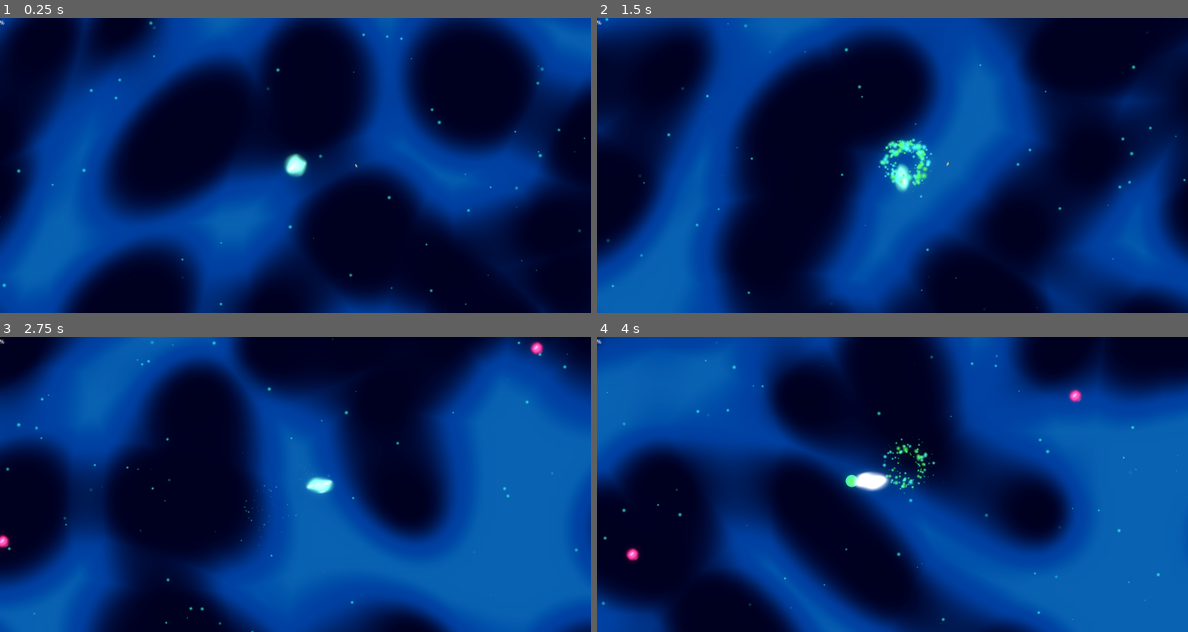
Above: before the commit, frames 1-4 (two rows, left to right).
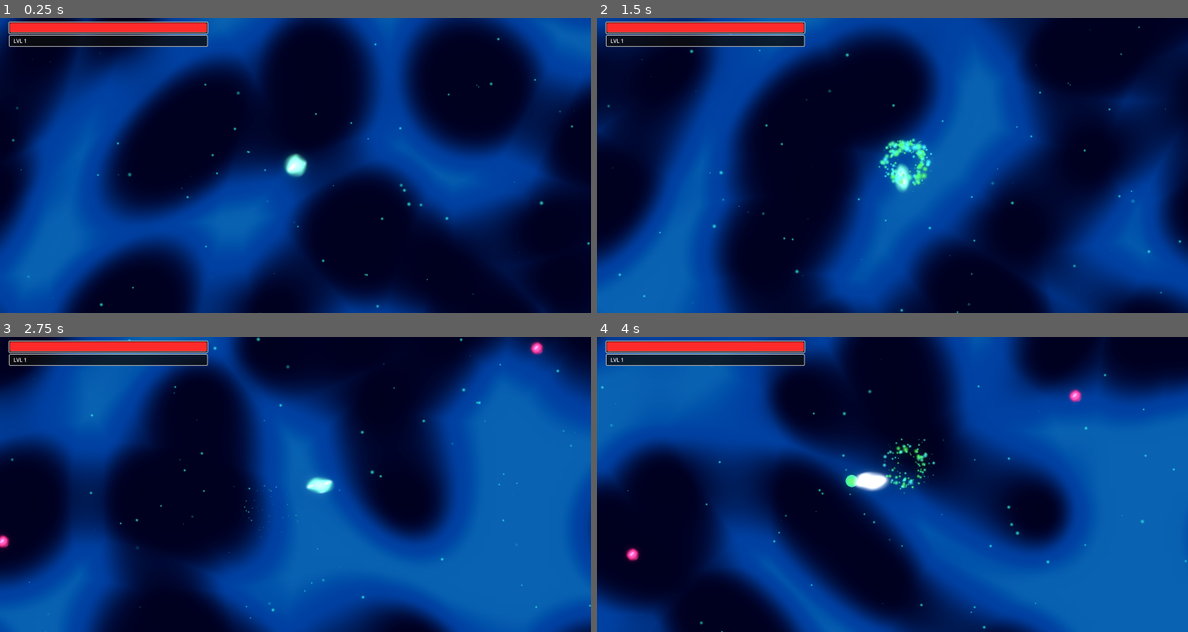
Above: after the commit, the same moments.

Repository: vinids86/aliensurvivors
Game: Godot game, scene res://scenes/game_manager.tscn
Same seed, same stepped clock (60 frames per second), same inputs: the game is played once before the commit and once after it. The engine's default icon, where the game draws it, is replaced by a stand-in: a white triangle on a blue panel in a dark square. Sound files missing from this copy of the repository are replaced by a short silence.
Inputs (mouse positions are in pixels of both pictures, inside the frame that each line leads up to):
- Up to frame 1 (0.25 s): no input
- Up to frame 2 (1.5 s): tap Enter (ui_accept) at 0.5, 0.77 s; move the mouse to (1022, 150) at 0.52 s; hold Right (ui_right) 0.53-1.28 s; click (1022, 150) at 0.67 s; move the mouse to (774, 180) at 1.27 s; hold Down (ui_down) from 1.28 s (still down)
- Up to frame 3 (2.75 s): tap Enter (ui_accept) at 1.52 s; move the mouse to (354, 419) at 2.02 s; release Down (ui_down) at 2.03 s; hold Right (ui_right) from 2.03 s (still down)
- Up to frame 4 (4 s): move the mouse to (862, 543) at 2.77 s; release Right (ui_right) at 2.78 s; hold Up (ui_up) 2.78-3.53 s; click (862, 543) at 2.92 s; tap Enter (ui_accept) at 3.02, 3.77 s; move the mouse to (1069, 528) at 3.52 s; hold Left (ui_left) from 3.53 s (still down)

The runs differ from the first frame. In frame 1, 2.7% of the frame differs, in the area x 0-100%, y 0-100%; in frame 2, 3.1%; in frame 3, 3.0%; in frame 4, 3.2%.

Commit message:
Simple HUD

Diff:
--- a/scenes/basic_enemy.tscn
+++ b/scenes/basic_enemy.tscn
@@ -58,7 +58,6 @@
 collision_mask = 9
 script = ExtResource("1_md22f")
 max_health = 10.0
-xp_value = 1.0
 xp_gem_scene = ExtResource("2_cuegt")
 
 [node name="Visuals" type="Node2D" parent="."]
--- a/scenes/game_manager.tscn
+++ b/scenes/game_manager.tscn
@@ -1,12 +1,12 @@
-[gd_scene load_steps=11 format=3 uid="uid://yjjasbrhhsqh"]
+[gd_scene load_steps=15 format=3 uid="uid://yjjasbrhhsqh"]
 
 [ext_resource type="Script" uid="uid://nmuy1d3r4ajh" path="res://scripts/game_manager.gd" id="1_udu3i"]
 [ext_resource type="Shader" uid="uid://cetr7au44b3ni" path="res://shadders/infinite_grid.gdshader" id="2_oo155"]
 [ext_resource type="PackedScene" uid="uid://calshek1ah73r" path="res://scenes/player.tscn" id="3_eaq8r"]
-[ext_resource type="PackedScene" uid="uid://bblqterm66oas" path="res://scenes/xp_gem.tscn" id="3_jdad8"]
 [ext_resource type="Script" uid="uid://dnpqog8vvkmtw" path="res://scripts/game_camera.gd" id="4_oo155"]
 [ext_resource type="PackedScene" uid="uid://de6v0qxua2cuo" path="res://scenes/basic_enemy.tscn" id="4_ternb"]
 [ext_resource type="PackedScene" uid="uid://c4yb87qyaut3j" path="res://scenes/ambient_dust.tscn" id="5_eaq8r"]
+[ext_resource type="Script" uid="uid://cbhyd4ib1enar" path="res://scripts/hud_manager.gd" id="7_k4jhu"]
 [ext_resource type="Script" uid="uid://bsvvik7nlhhom" path="res://scripts/enemy_spawner.gd" id="7_q8mjp"]
 
 [sub_resource type="ShaderMaterial" id="ShaderMaterial_ternb"]
@@ -17,6 +17,54 @@
 shader_parameter/time_scale = 0.5
 shader_parameter/distortion_strength = 0.05
 shader_parameter/tile_scale = 4.0
+
+[sub_resource type="StyleBoxFlat" id="StyleBoxFlat_jdad8"]
+bg_color = Color(0.101961, 0.101961, 0.101961, 1)
+border_width_left = 2
+border_width_top = 2
+border_width_right = 2
+border_width_bottom = 2
+corner_radius_top_left = 4
+corner_radius_top_right = 4
+corner_radius_bottom_right = 4
+corner_radius_bottom_left = 4
+expand_margin_left = 4.0
+expand_margin_top = 4.0
+expand_margin_right = 4.0
+expand_margin_bottom = 4.0
+
+[sub_resource type="StyleBoxFlat" id="StyleBoxFlat_k4jhu"]
+bg_color = Color(1, 0.164706, 0.164706, 1)
+border_width_bottom = 2
+border_color = Color(1, 1, 1, 0.4)
+corner_radius_top_left = 4
+corner_radius_top_right = 4
+corner_radius_bottom_right = 4
+corner_radius_bottom_left = 4
+
+[sub_resource type="StyleBoxFlat" id="StyleBoxFlat_frtjd"]
+bg_color = Color(0.0509804, 0.0509804, 0.0509804, 0.784314)
+border_width_left = 2
+border_width_top = 2
+border_width_right = 2
+border_width_bottom = 2
+corner_radius_top_left = 4
+corner_radius_top_right = 4
+corner_radius_bottom_right = 4
+corner_radius_bottom_left = 4
+expand_margin_left = 3.0
+expand_margin_top = 3.0
+expand_margin_right = 3.0
+expand_margin_bottom = 3.0
+
+[sub_resource type="StyleBoxFlat" id="StyleBoxFlat_0rse5"]
+bg_color = Color(0.309804, 1, 0.627451, 1)
+border_width_bottom = 2
+border_color = Color(1, 1, 1, 0.4)
+corner_radius_top_left = 4
+corner_radius_top_right = 4
+corner_radius_bottom_right = 4
+corner_radius_bottom_left = 4
 
 [sub_resource type="Environment" id="Environment_jdad8"]
 background_mode = 3
@@ -44,9 +92,6 @@
 
 [node name="LootContainer" type="Node2D" parent="World"]
 
-[node name="XPGem" parent="World/LootContainer" instance=ExtResource("3_jdad8")]
-position = Vector2(185, 1)
-
 [node name="Player" parent="World" instance=ExtResource("3_eaq8r")]
 
 [node name="Camera2D" type="Camera2D" parent="."]
@@ -57,23 +102,46 @@
 
 [node name="HUD" type="CanvasLayer" parent="."]
 
-[node name="Control" type="Control" parent="HUD"]
+[node name="Control" type="Control" parent="HUD" node_paths=PackedStringArray("health_bar", "xp_bar", "level_label")]
 layout_mode = 3
 anchors_preset = 15
 anchor_right = 1.0
 anchor_bottom = 1.0
 grow_horizontal = 2
 grow_vertical = 2
+script = ExtResource("7_k4jhu")
+health_bar = NodePath("HealthBar")
+xp_bar = NodePath("XPBar")
+level_label = NodePath("LevelLabel")
 
 [node name="HealthBar" type="ProgressBar" parent="HUD/Control"]
 layout_mode = 0
-offset_right = 4.0
-offset_bottom = 27.0
+offset_left = 30.0
+offset_top = 15.0
+offset_right = 630.0
+offset_bottom = 45.0
+theme_override_styles/background = SubResource("StyleBoxFlat_jdad8")
+theme_override_styles/fill = SubResource("StyleBoxFlat_k4jhu")
+value = 70.0
+show_percentage = false
+
+[node name="XPBar" type="ProgressBar" parent="HUD/Control"]
+layout_mode = 0
+offset_left = 30.0
+offset_top = 55.0
+offset_right = 630.0
+offset_bottom = 85.0
+theme_override_styles/background = SubResource("StyleBoxFlat_frtjd")
+theme_override_styles/fill = SubResource("StyleBoxFlat_0rse5")
+value = 43.0
+show_percentage = false
 
 [node name="LevelLabel" type="Label" parent="HUD/Control"]
 layout_mode = 0
-offset_right = 40.0
-offset_bottom = 23.0
+offset_left = 41.0
+offset_top = 58.0
+offset_right = 81.0
+offset_bottom = 83.0
 
 [node name="EnemySpawner" type="Node2D" parent="." node_paths=PackedStringArray("player_ref", "enemies_container")]
 script = ExtResource("7_q8mjp")
--- a/scripts/game_manager.gd
+++ b/scripts/game_manager.gd
@@ -1,14 +1,14 @@
 class_name GameManager extends Node
 
-## Gerencia o ciclo de vida da cena principal, conectando a Câmera e validando referências críticas.
-## Atua como o ponto central de inicialização do "World".
+## Gerencia o ciclo de vida da cena principal, conectando a Câmera, HUD e Player.
 
 @onready var player: PlayerController = $World/Player
 @onready var camera: GameCamera = $Camera2D
+@onready var hud: HUDManager = $HUD/Control # Referência ao novo script
 
 func _ready() -> void:
 	_validate_dependencies()
-	_initialize_camera()
+	_initialize_game()
 
 func _process(_delta: float) -> void:
 	# Reinicia a cena ao pressionar ESC (Debug)
@@ -16,13 +16,16 @@
 		get_tree().reload_current_scene()
 
 func _validate_dependencies() -> void:
-	if not player:
-		push_error("GameManager: Player não encontrado em $World/Player")
+	if not player: push_error("GameManager: Player não encontrado!")
+	if not camera: push_error("GameManager: Câmera não encontrada!")
+	if not hud: push_error("GameManager: HUD (Control) não encontrado ou sem script!")
 
-	if not camera:
-		push_error("GameManager: Câmera não encontrada em $Camera2D")
-
-func _initialize_camera() -> void:
+func _initialize_game() -> void:
+	# 1. Configura Câmera
 	if camera and player:
 		camera.target = player
 		camera.global_position = player.global_position
+
+	# 2. Configura HUD
+	if hud and player:
+		hud.setup(player)
--- /dev/null
+++ b/scripts/hud_manager.gd
@@ -0,0 +1,51 @@
+class_name HUDManager extends Control
+
+# --- REFERÊNCIAS ---
+@export var health_bar: ProgressBar
+@export var xp_bar: ProgressBar
+@export var level_label: Label
+
+# Referência privada para ler dados (Max Health, XP necessaria)
+var _player_ref: PlayerController
+
+func setup(player: PlayerController) -> void:
+	_player_ref = player
+
+	# 1. Conecta aos sinais do Player
+	player.on_hit_received.connect(_on_player_hit)
+	player.on_xp_collected.connect(_on_xp_collected)
+	player.on_level_up.connect(_on_level_up)
+
+	# 2. Inicializa os valores visuais (Estado inicial)
+	_update_health_bar()
+	_update_xp_bar()
+	level_label.text = "LVL " + str(player._current_level)
+
+# --- ATUALIZAÇÕES ---
+
+func _on_player_hit(_source, _damage) -> void:
+	_update_health_bar()
+
+func _on_xp_collected(_amount) -> void:
+	_update_xp_bar()
+
+func _on_level_up(new_level: int) -> void:
+	level_label.text = "LVL " + str(new_level)
+	_update_xp_bar() # Reseta a barra para o novo nível
+
+# --- LÓGICA DE EXIBIÇÃO ---
+
+func _update_health_bar() -> void:
+	# Acessa variáveis internas do player (permitido em GDScript entre classes amigas)
+	var max_hp = _player_ref.stats.get_stat("max_health")
+	var current_hp = _player_ref._current_health
+
+	health_bar.max_value = max_hp
+	health_bar.value = current_hp
+
+func _update_xp_bar() -> void:
+	var xp_needed = _player_ref._xp_to_next_level
+	var current_xp = _player_ref._current_xp
+
+	xp_bar.max_value = xp_needed
+	xp_bar.value = current_xp
Not shown, added: scripts/hud_manager.gd.uid
